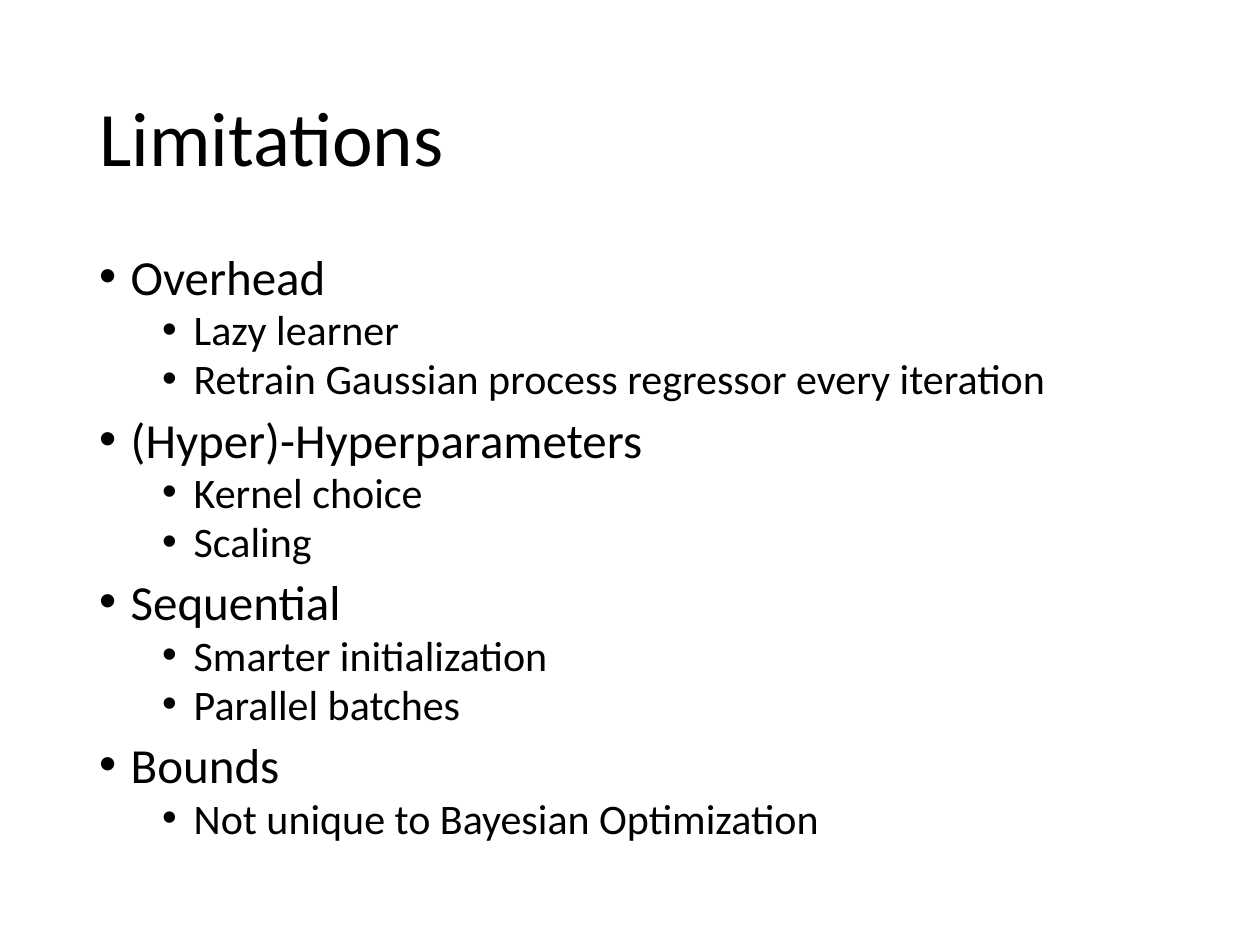
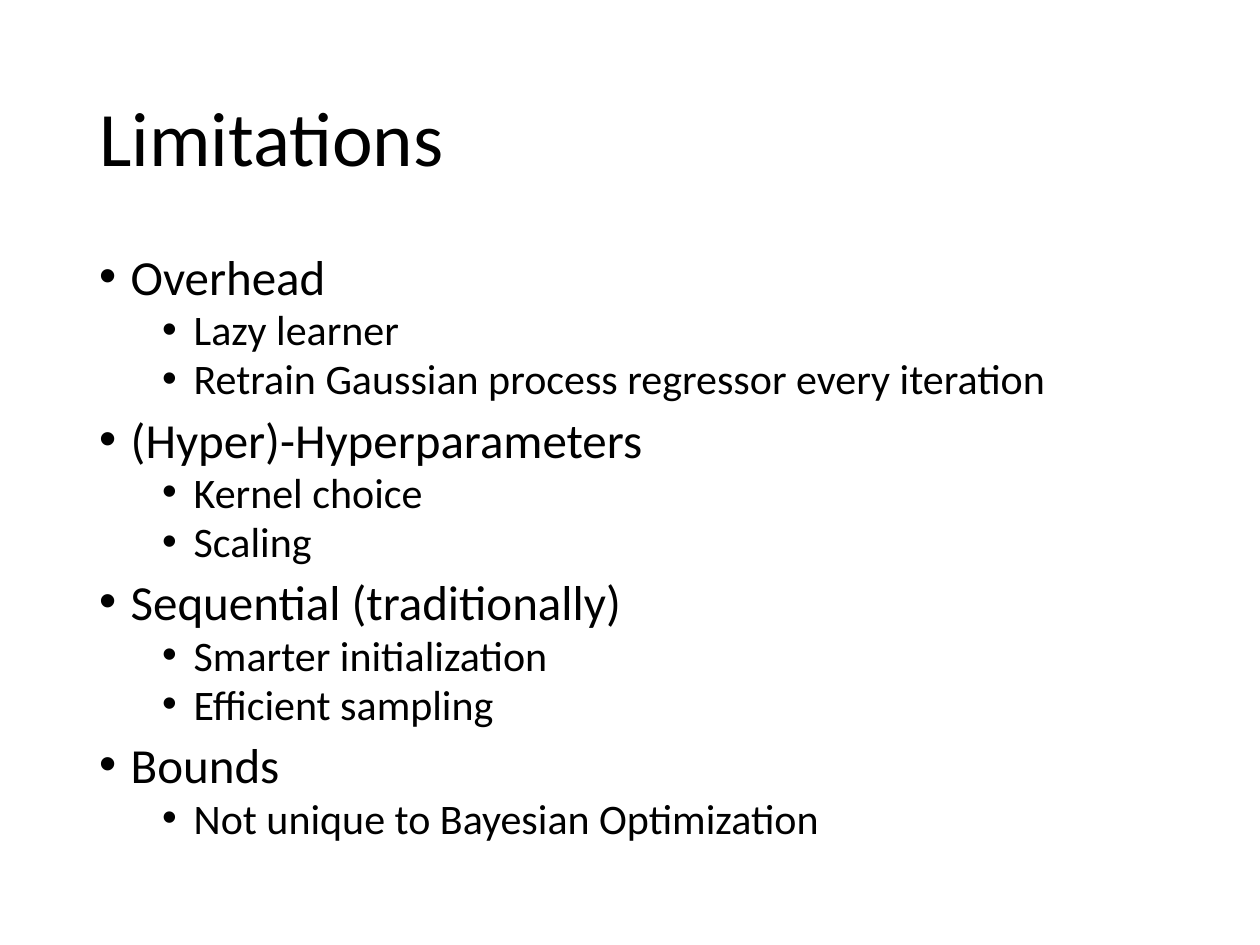
Before and after one commit to jkingphd/practical_bayes_opt, a slide deck: slide 21 of Data_science_nashville_jkk.pptx (slide 19 before the commit). Drawn at 1260x945 pixels with LibreOffice and Linux fonts; fonts in the diff are those of the drawing. Boxes give left, top, right and bottom in pixels: in the first picture for what was removed or moved away, otherwise in the second. Text is boxed around its words. In the diff, an @@ line names an element or a change of style, - is before the commit and + after.

```diff
--- a/Data_science_nashville_jkk.pptx
+++ b/Data_science_nashville_jkk.pptx
@@ text at (131, 584, 621, 628): text changed @@
-• Sequential
+• Sequential (traditionally)
@@ text at (194, 690, 493, 728): text changed @@
-  • Parallel batches
+  • Efficient sampling
```
Also in this commit, not shown: 3 other slides changed, 6 slides added, 1 slide removed, 9 other files.
